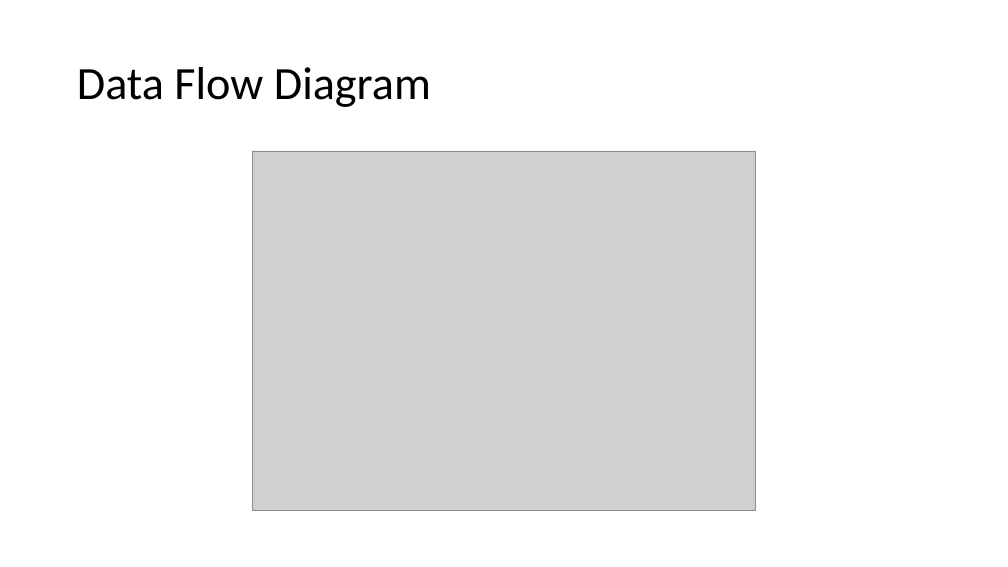
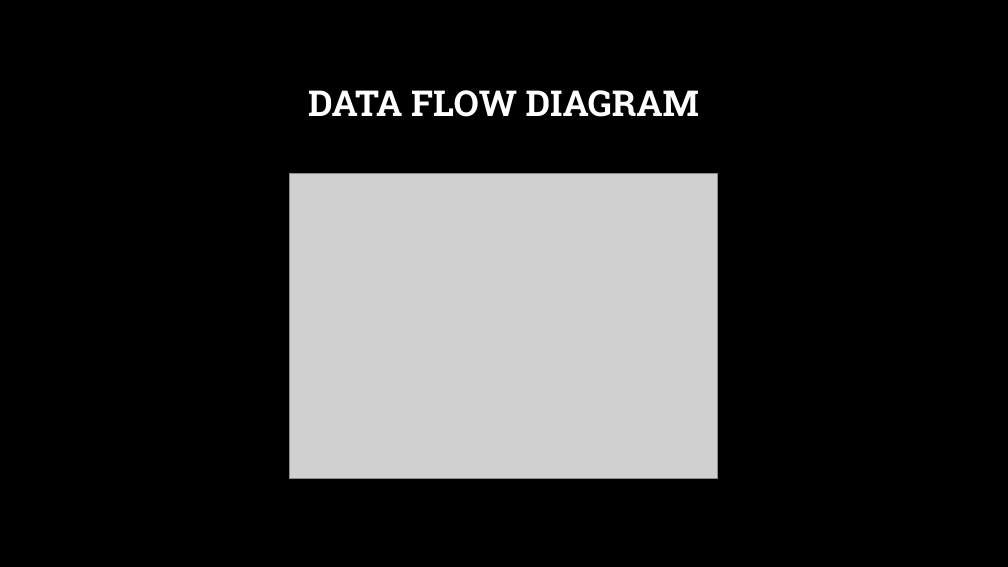
Before and after one commit to Dibya-Bharat/Major_project, a slide deck: slide 10 of Report/Tourism Recommendation Application.pptx. Drawn at 1008x567 pixels with LibreOffice and Linux fonts; fonts in the diff are those of the drawing; grey boxes stand for pictures; background and template pictures are left out. Boxes give left, top, right and bottom in pixels: in the first picture for what was removed or moved away, otherwise in the second. Text is boxed around its words. In the diff, an @@ line names an element or a change of style, - is before the commit and + after.

```diff
--- a/Report/Tourism Recommendation Application.pptx
+++ b/Report/Tourism Recommendation Application.pptx
@@ background #FFFFFF to picture (left out) @@
@@ title at box(308, 90, 699, 117): text changed; size 44 to 34 pt; font Calibri to Roboto Slab; text colour #000000 to #FFFFFF; bold on @@
-Data Flow Diagram
+DATA FLOW DIAGRAM
@@ picture: place and size @@
-picture at box(253, 151, 756, 511)
+picture at box(290, 173, 717, 479)
```
Also in this commit, not shown: 13 other slides changed, 1 slide added.
